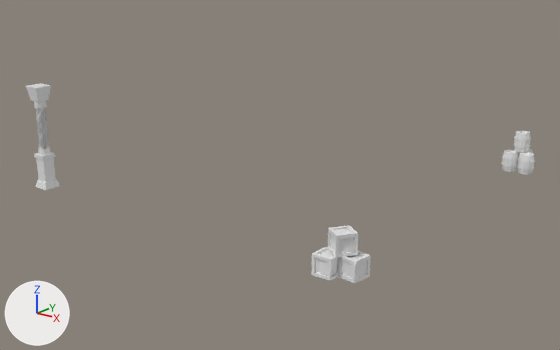
A saved change to the Blender file Mansão Modular/Mansão Modular.blend.
One viewpoint serves both versions: a camera (50 mm lens) standing at (18.8, -12.87, 7.07) and looking at (5.07, 4.6, 0.2). Arrows for +X, +Y and +Z are at lower left; the lights stay in place.

Before the edit, the objects in view are built like this:
```python
me_cube_001 = bpy.data.meshes.new('Cube.001')
me_cube_001.from_pydata(...)  # 279 vertices, 231 faces; spans x -0.25..0.25, y -0.25..0.25, z 0.0..0.5
me_cube_003 = bpy.data.meshes.new('Cube.003')
me_cube_003.from_pydata(...)  # 1352 vertices, 2008 faces; spans x -0.25..1.13, y -0.25..0.25, z -2.47..0.53
ob_caixa_001 = bpy.data.objects.new('Caixa.001', me_cube_001)
ob_caixa_001.location = (10.51, 0.25, 0.0)
ob_caixa_001.rotation_euler = (0.0, 0.0, -1.714)  # degrees (0, 0, -98)
ob_caixa_004 = bpy.data.objects.new('Caixa.004', me_cube_001)
ob_caixa_004.location = (10.0, 0.0, 0.0)
ob_coluna = bpy.data.objects.new('Coluna', me_cube_003)
ob_coluna.location = (0.0, 0.0, 2.47)
# also in view: 'Caixa.003' at (10.22, 0.24, 0.75); 'Barril.001' at (10.49, 10.03, 0.3)
```
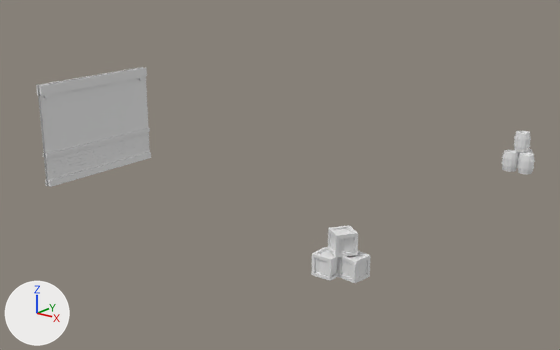
Location of each change, [x1, y1, x2, y2] in pixels of the pictures (560 x 350 px):
'Plane', added
    after: [36, 67, 151, 187]
'Coluna', deleted
    before: [26, 83, 60, 190]

Edits to the bpy script that builds the scene:
```text
Add me_plane:
    me_plane.from_pydata(...)  # 229 vertices, 153 faces; spans x 0.04..0.1, y -2.0..2.0, z -1.5..1.5
Remove ob_coluna:
    ob_coluna = bpy.data.objects.new('Coluna', me_cube_003)
    ob_coluna.location = (0.0, 0.0, 2.47)
Add ob_plane:
    ob_plane = bpy.data.objects.new('Plane', me_plane)
    ob_plane.location = (0.0, 2.0, 1.5)
    _m = ob_plane.modifiers.new('Mirror', 'MIRROR')
```
